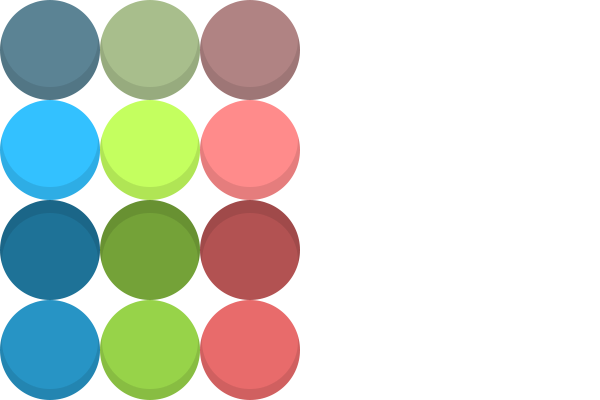
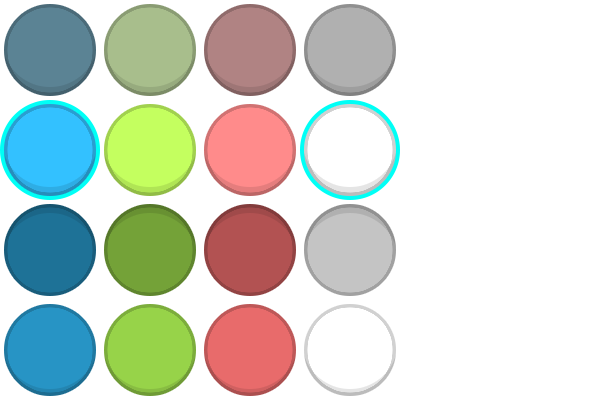
Layers edited between the first and the second 600 x 400 image:
added layer "Layer 1 copy 15" above "Layer 1 copy 14" over left=304, top=4, right=396, bottom=96
added layer "Layer 1 copy 14" above "Layer 1 copy 13" over left=300, top=100, right=400, bottom=200
added layer "Layer 1 copy 13" above "Layer 1 copy 12" over left=304, top=204, right=396, bottom=296
added layer "Layer 1 copy 12" above "Layer 1 copy 11" over left=304, top=304, right=396, bottom=396
